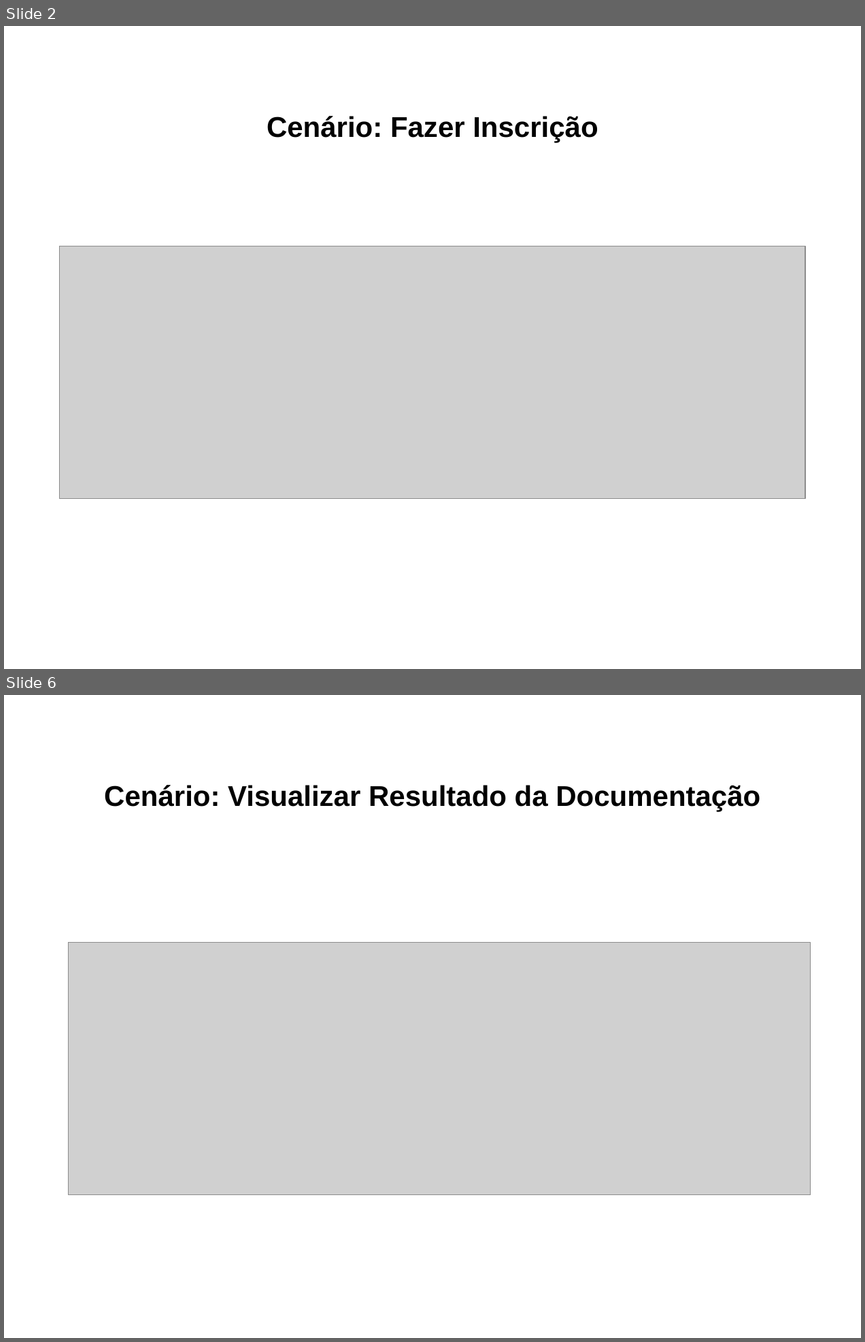
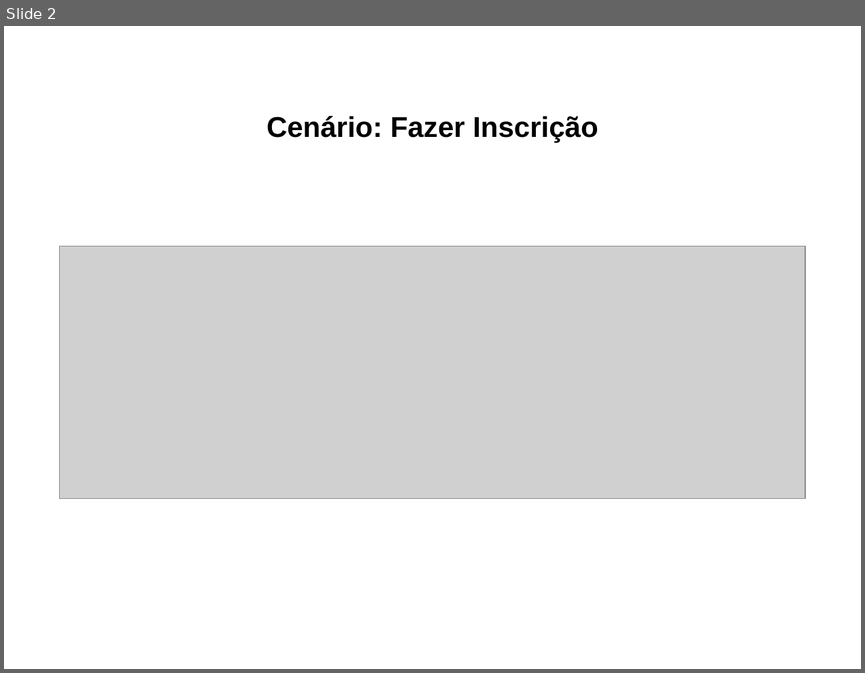
Before and after one commit to leozabotto/smart-owl, a slide deck: Artefatos/15 - Arquitetura de Negócio para cada Cenário.pptx. Shown one above the other, each under a label of ours: slides 2 and 6 before the commit, slide 2 after it; the slides between them are not shown. The pictures are 865x1342 and 865x673 pixels, drawn with LibreOffice and Linux fonts; fonts in the diff are those of the drawing; grey boxes stand for pictures. Boxes give left, top, right and bottom in pixels: in the first picture for what was removed or moved away, otherwise in the second. Text is boxed around its words. In the diff, an @@ line names an element or a change of style, - is before the commit and + after.

```diff
--- a/Artefatos/15 - Arquitetura de Negócio para cada Cenário.pptx
+++ b/Artefatos/15 - Arquitetura de Negócio para cada Cenário.pptx
@@ slide 6 removed at (4, 695, 861, 1338), background #FFFFFF @@
@@ text removed at (104, 785, 760, 811) @@
-Cenário: Visualizar Resultado da Documentação
@@ picture removed at (68, 942, 810, 1195) @@
```
Also in this commit, not shown: 3 slides changed, 2 other slides removed, 3 other files.
